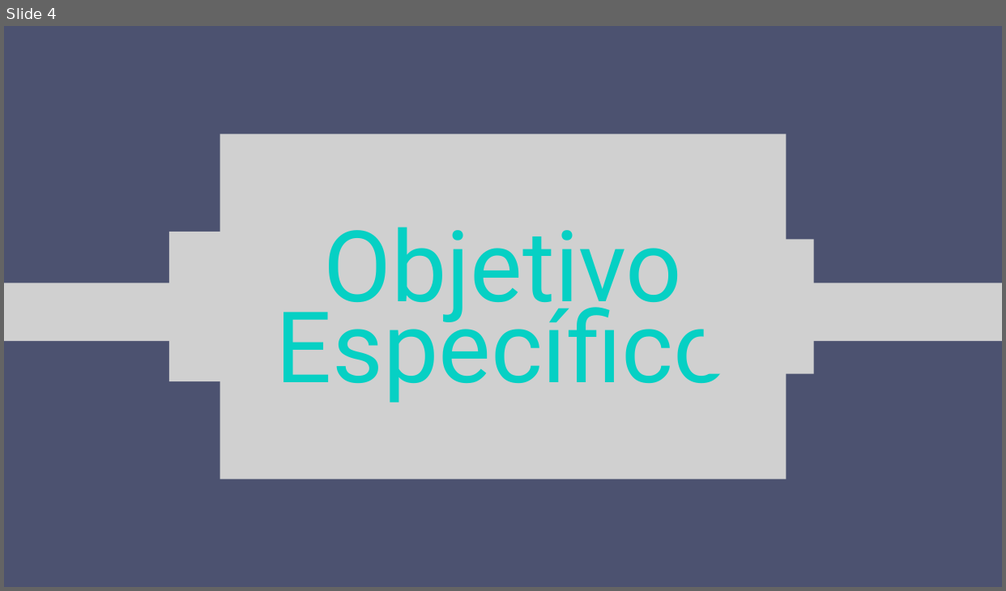
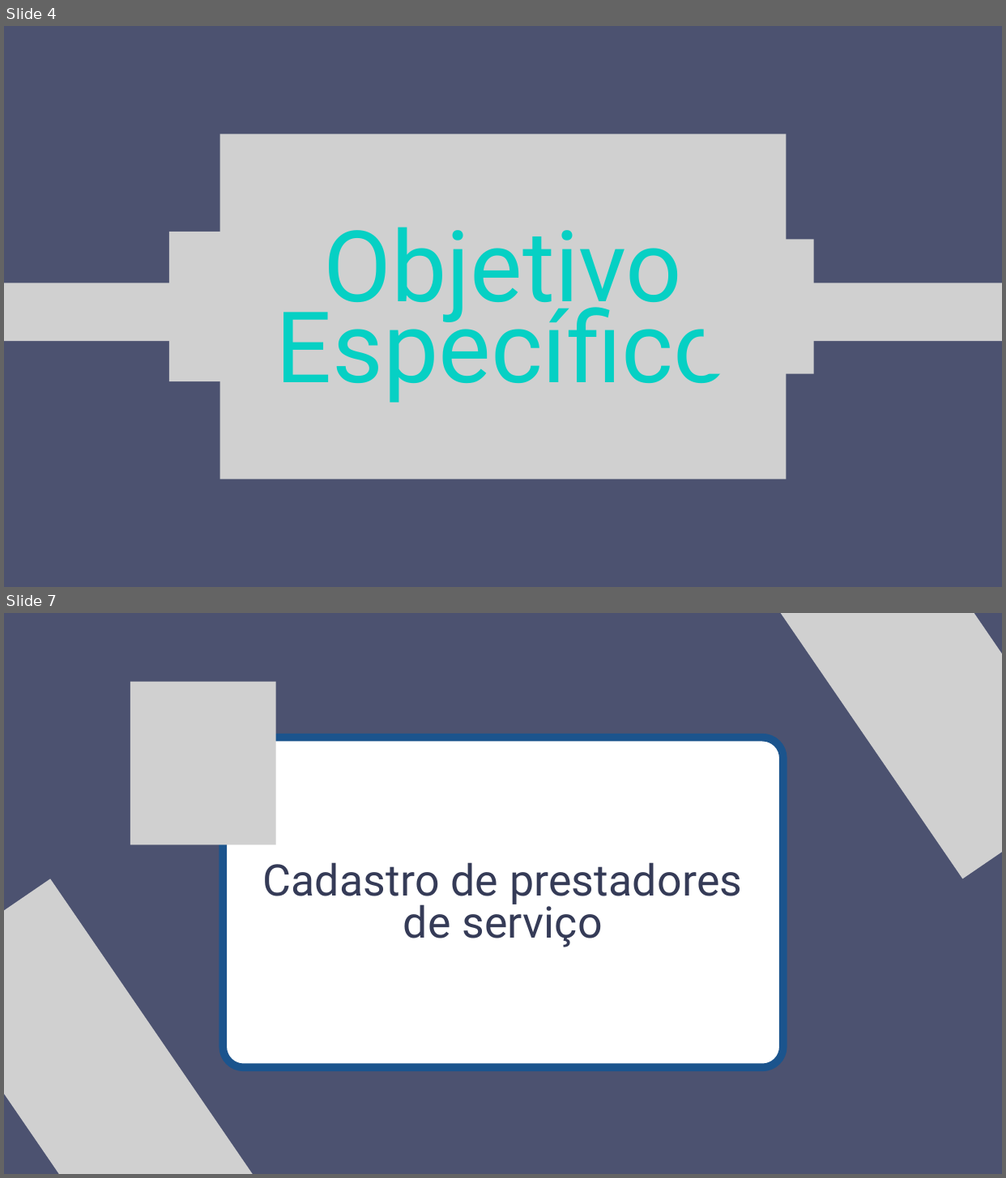
Before and after one commit to PauloPrates-20/tcc-ds-2a-gb-n-2024, a slide deck: documentos/pitch-tcc-ds-2a-gb.pptx. Shown one above the other, each under a label of ours: slide 4 before the commit, slides 4 and 7 after it; the slides between them are not shown. The pictures are 1006x591 and 1006x1178 pixels, drawn with LibreOffice and Linux fonts; fonts in the diff are those of the drawing; grey boxes stand for pictures. Boxes give left, top, right and bottom in pixels: in the first picture for what was removed or moved away, otherwise in the second. Text is boxed around its words. In the diff, an @@ line names an element or a change of style, - is before the commit and + after.

```diff
--- a/documentos/pitch-tcc-ds-2a-gb.pptx
+++ b/documentos/pitch-tcc-ds-2a-gb.pptx
@@ slide 7 added at (4, 613, 1002, 1174), background #4C5270 @@
@@ picture added at (737, 613, 1002, 879) @@
@@ picture added at (130, 681, 276, 845) @@
@@ freeform shape added at (223, 737, 783, 1067), fill #FFFFFF, outline #1B548D 11.25 pt @@
@@ picture added at (4, 879, 276, 1174) @@
@@ text added at (262, 862, 742, 948), 62.8 pt, text #353B57 @@
+Cadastro de prestadores de serviço
```
Also in this commit, not shown: 3 slides changed, 4 other slides added, 2 slides removed.
